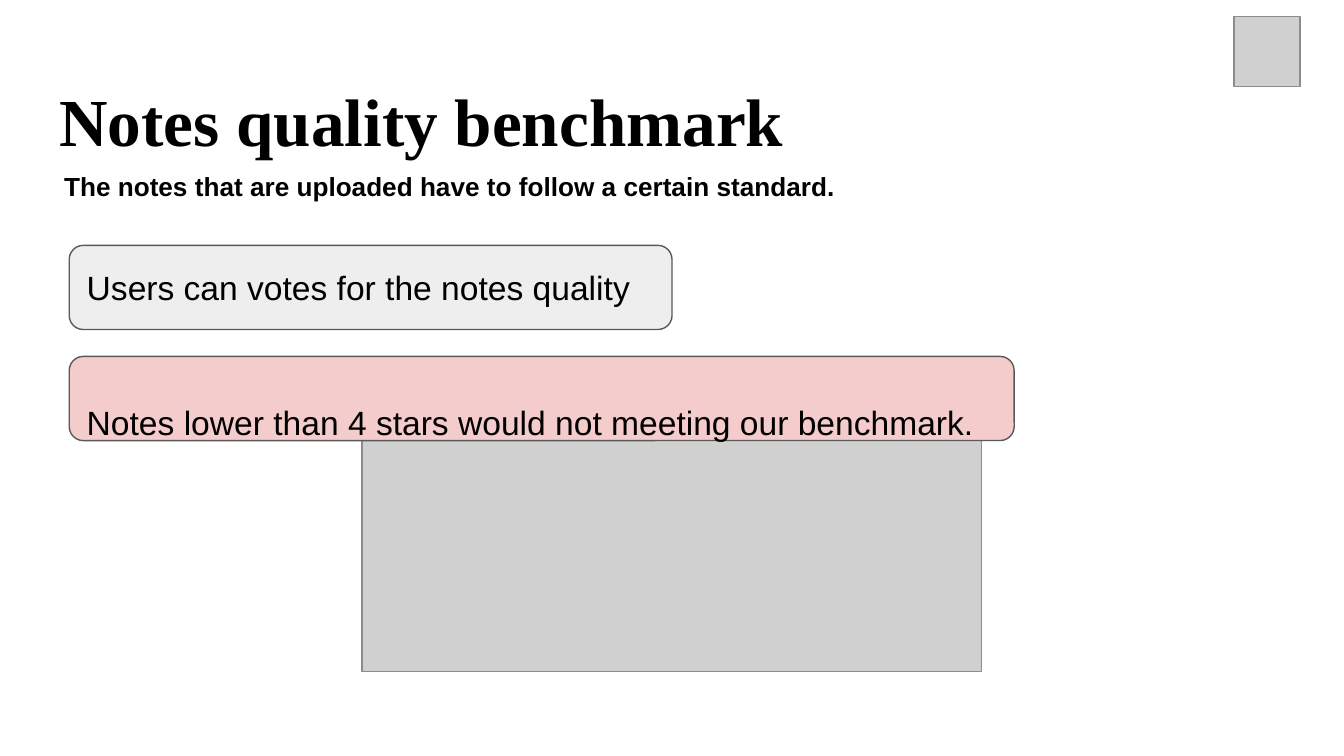
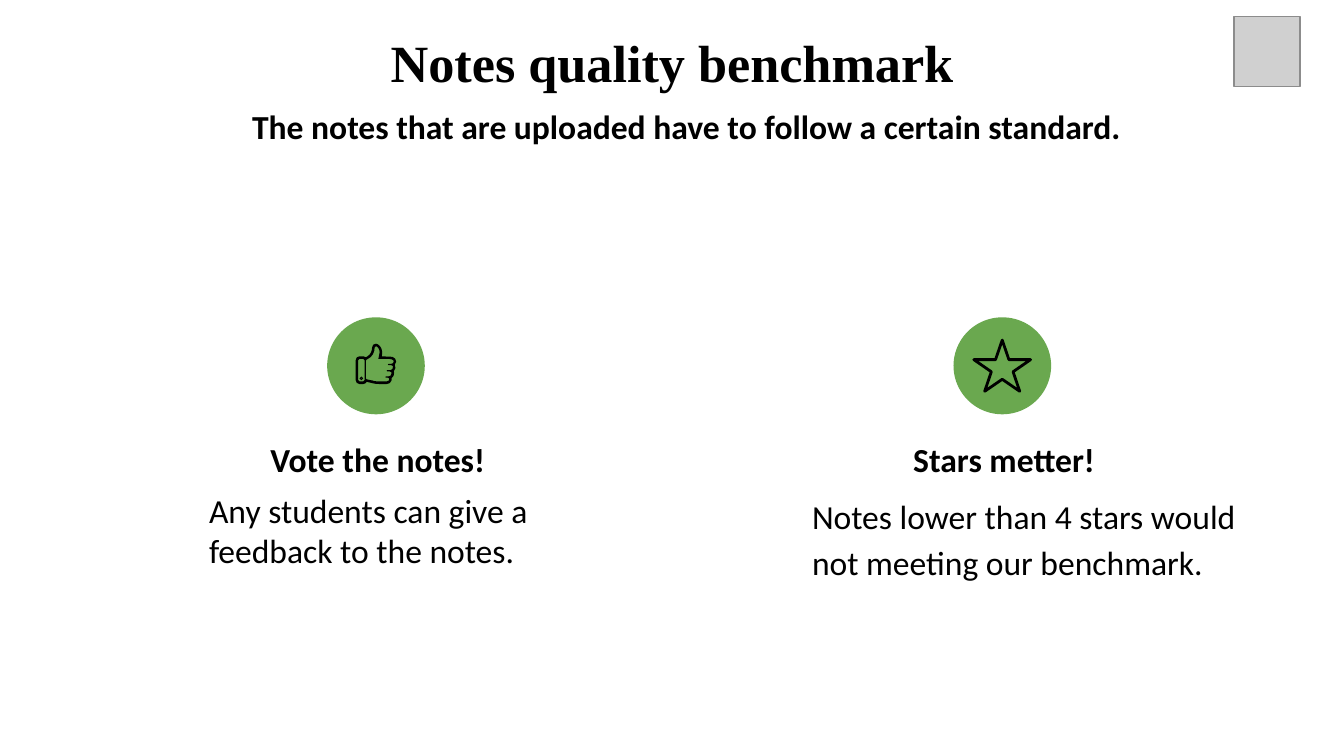
Before and after one commit to andreaardenti/Stusmart2, a slide deck: slide 8 of files/Final_Pitch.pptx. Drawn at 1344x756 pixels with LibreOffice and Linux fonts; fonts in the diff are those of the drawing; grey boxes stand for pictures. Boxes give left, top, right and bottom in pixels: in the first picture for what was removed or moved away, otherwise in the second. Text is boxed around its words. In the diff, an @@ line names an element or a change of style, - is before the commit and + after.

```diff
--- a/files/Final_Pitch.pptx
+++ b/files/Final_Pitch.pptx
@@ title "Notes quality benchmark" moved from (x1=59, y1=99, x2=783, y2=158) to (x1=391, y1=45, x2=953, y2=92) @@
@@ title "Notes quality benchmark" at (x1=391, y1=45, x2=953, y2=92): size 36 to 28 pt; alignment left to centre @@
@@ text "The notes that are uploaded ..." moved from (x1=64, y1=177, x2=835, y2=201) to (x1=252, y1=115, x2=1120, y2=145) @@
@@ text "The notes that are uploaded ..." at (x1=252, y1=115, x2=1120, y2=145): size 14 to 18 pt, font Arial to Calibri; alignment left to centre @@
@@ rounded rectangle removed at (x1=69, y1=246, x2=672, y2=331) @@
-Users can votes for the notes quality
@@ ellipse added at (x1=327, y1=317, x2=425, y2=414), fill #6AA84F @@
@@ ellipse added at (x1=953, y1=317, x2=1051, y2=414), fill #6AA84F @@
@@ freeform shape added at (x1=356, y1=344, x2=396, y2=384), fill #000000 @@
@@ star added at (x1=974, y1=340, x2=1031, y2=391), outline #000000 1.5 pt @@
@@ freeform shape added at (x1=360, y1=376, x2=364, y2=380), fill #000000 @@
@@ text added at (x1=270, y1=448, x2=485, y2=473), 18 pt, text #000000, bold @@
+Vote the notes!
@@ picture removed at (x1=362, y1=429, x2=981, y2=672) @@
@@ text added at (x1=913, y1=449, x2=1094, y2=473), 18 pt, text #000000, bold @@
+Stars metter!
@@ text "Notes lower than 4 stars ..." moved from (x1=69, y1=356, x2=1013, y2=441) to (x1=812, y1=505, x2=1235, y2=581) @@
@@ text "Notes lower than 4 stars ..." at (x1=812, y1=505, x2=1235, y2=581): font Arial to Calibri; less space between paragraphs; vertical alignment middle to top; fill #F4CCCC to none; outline #595959 0.75 pt to none @@
@@ text added at (x1=209, y1=499, x2=527, y2=564), 18 pt, text #000000 @@
+Any students can give a feedback to the notes.
```
Also in this commit, not shown: 10 other slides changed, 1 slide added, 1 slide removed.
